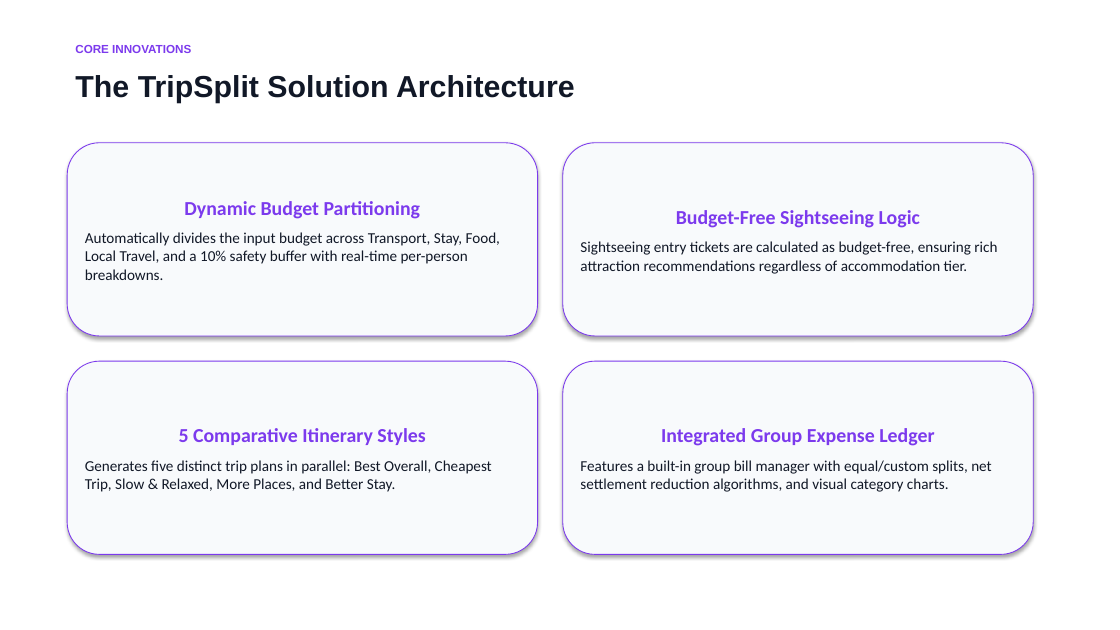
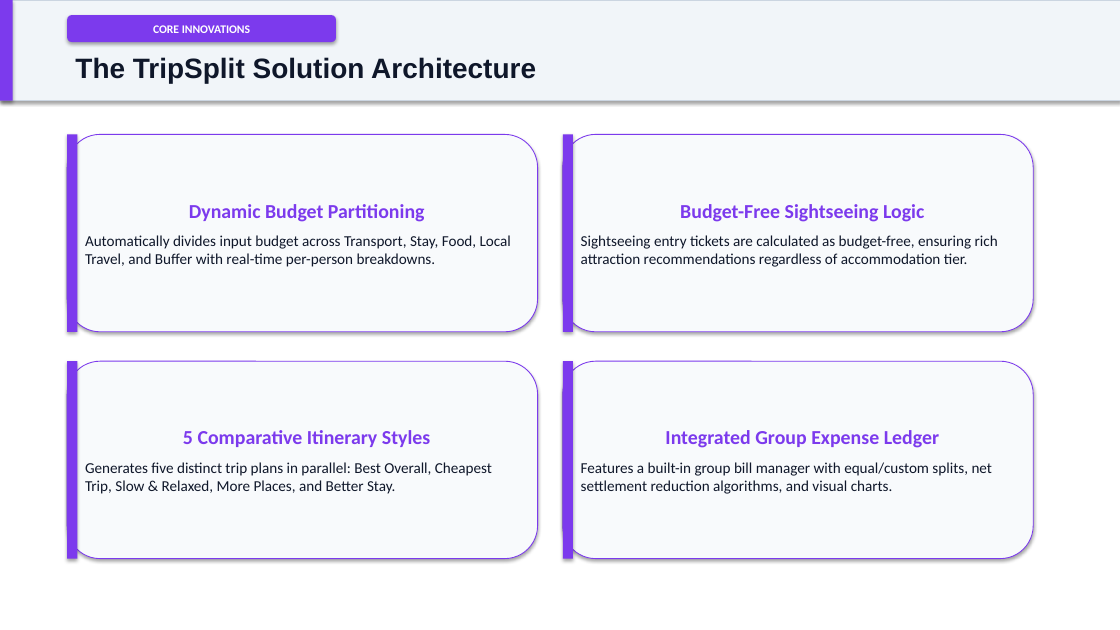
Before and after one commit to Somya-Vishnoi/Trip-Split, a slide deck: slide 3 of TripSplit_Presentation.pptx. Drawn at 1120x630 pixels with LibreOffice and Linux fonts; fonts in the diff are those of the drawing. Boxes give left, top, right and bottom in pixels: in the first picture for what was removed or moved away, otherwise in the second. Text is boxed around its words. In the diff, an @@ line names an element or a change of style, - is before the commit and + after.

Commit message:
feat: add interactive HTML presentation deck static/presentation.html and overhaul PPTX design

```diff
--- a/TripSplit_Presentation.pptx
+++ b/TripSplit_Presentation.pptx
@@ rectangle added at [0, 0, 1120, 101], fill #F1F5F9, outline #CBD5E1 0.75 pt @@
@@ rectangle added at [0, 0, 13, 101], fill #7C3AED @@
@@ rounded rectangle "CORE INNOVATIONS": place and size @@
-rounded rectangle "CORE INNOVATIONS" at [75, 45, 191, 53]
+rounded rectangle "CORE INNOVATIONS" at [67, 15, 336, 42]
@@ rounded rectangle "CORE INNOVATIONS" at [67, 15, 336, 42]: font Arial to Calibri, text colour #7C3AED to #FFFFFF; alignment left to centre; vertical alignment top to middle; fill none to #7C3AED; shadow on @@
@@ text "The TripSplit Solution Architecture": place and size @@
-text "The TripSplit Solution Architecture" at [75, 75, 575, 103]
+text "The TripSplit Solution Architecture" at [75, 57, 536, 83]
@@ text "The TripSplit Solution Architecture" at [75, 57, 536, 83]: size 26 to 24 pt, text colour #111827 to #0F172A @@
@@ rounded rectangle "Dynamic Budget Partitioning": place and size @@
-rounded rectangle "Dynamic Budget Partitioning" at [67, 143, 538, 336]
+rounded rectangle "Dynamic Budget Partitioning" at [67, 134, 538, 332]
@@ rectangle added at [67, 134, 77, 332], fill #7C3AED @@
@@ rounded rectangle "Budget-Free Sightseeing Logic": place and size @@
-rounded rectangle "Budget-Free Sightseeing Logic" at [563, 143, 1033, 336]
+rounded rectangle "Budget-Free Sightseeing Logic" at [563, 134, 1033, 332]
@@ rectangle added at [563, 134, 573, 332], fill #7C3AED @@
@@ text in rounded rectangle at [85, 235, 511, 267]: text changed; text colour #111827 to #0F172A @@
-Automatically divides the input budget across Transport, Stay, Food, Local Travel, and a 10% safety buffer with real-time per-person breakdowns.
+Automatically divides input budget across Transport, Stay, Food, Local Travel, and Buffer with real-time per-person breakdowns.
@@ text in rounded rectangle at [581, 235, 998, 267]: text colour #111827 to #0F172A in "Sightseeing entry tickets are calculated as budget-free, ..." @@
@@ rounded rectangle "5 Comparative Itinerary Styles": place and size @@
-rounded rectangle "5 Comparative Itinerary Styles" at [67, 361, 538, 555]
+rounded rectangle "5 Comparative Itinerary Styles" at [67, 361, 538, 559]
@@ rectangle added at [67, 361, 77, 559], fill #7C3AED @@
@@ rounded rectangle "Integrated Group Expense Ledger": place and size @@
-rounded rectangle "Integrated Group Expense Ledger" at [563, 361, 1033, 555]
+rounded rectangle "Integrated Group Expense Ledger" at [563, 361, 1033, 559]
@@ rectangle added at [563, 361, 573, 559], fill #7C3AED @@
@@ text in rounded rectangle at [85, 462, 492, 494]: text colour #111827 to #0F172A in "Generates five distinct trip plans in parallel: ..." @@
@@ text in rounded rectangle at [581, 462, 992, 494]: text changed; text colour #111827 to #0F172A @@
-Features a built-in group bill manager with equal/custom splits, net settlement reduction algorithms, and visual category charts.
+Features a built-in group bill manager with equal/custom splits, net settlement reduction algorithms, and visual charts.
```
Also in this commit, not shown: 9 other slides changed, 1 other file.
